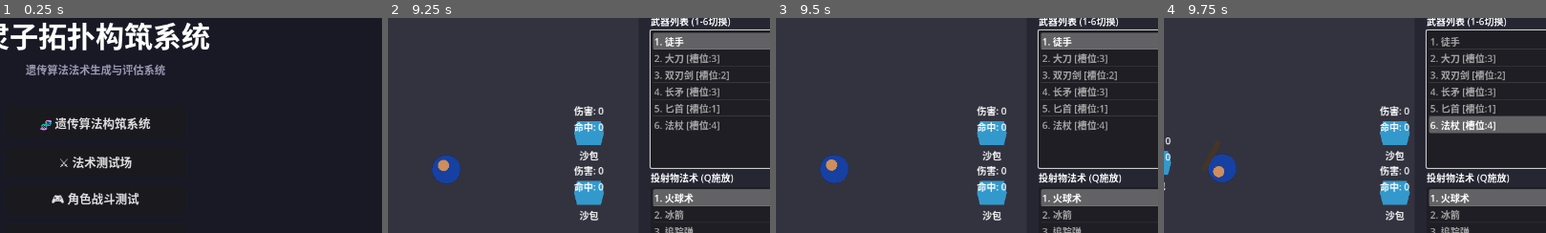
Above: before the commit, frames 1-4 (left to right).
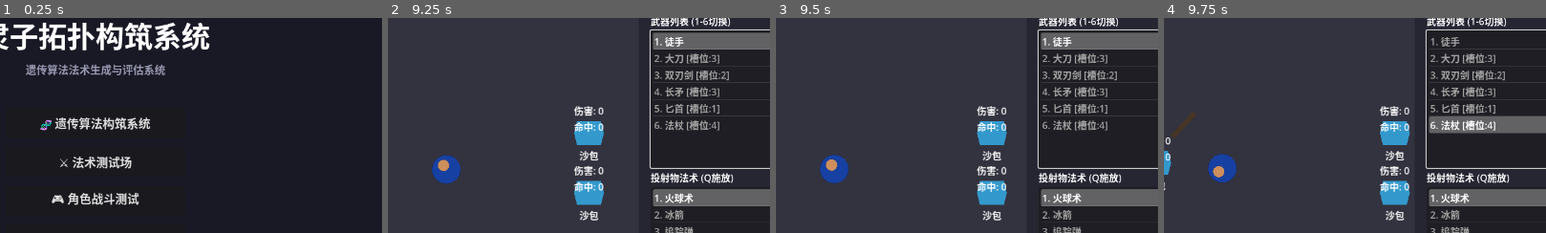
Above: after the commit, the same moments.

Repository: gdszyy/lingzi-topology-system
Game: Godot game, scene res://scenes/main_menu/main_menu.tscn
Same seed, same stepped clock (60 frames per second), same inputs: the game is played once before the commit and once after it.
Inputs (mouse positions are % of the whole screen's width and height, from its top left):
- Up to frame 1 (0.25 s): no input
- Up to frame 2 (9.25 s): click "🧬 遗传算法构筑系统" at 0.5 s; click "开始进化" at 1.25 s; click "开始进化" at 2 s; click "返回主菜单" at 2.75 s; click "⚔️ 法术测试场" at 3.5 s; click "开始测试" at 4.25 s; click "开始测试" at 5 s; click "单体目标" at 5.75 s; click "重置" at 6.5 s; click "返回主菜单" at 7.25 s; click "🎮 角色战斗测试" at 8 s; tap Enter at 8.75 s; move the mouse to (72, 45) at 8.77 s; hold Right (ui_right) from 8.78 s (still down); tap 1 at 8.85 s; click (72, 45) at 8.92 s; tap Space at 9.02 s
- Up to frame 3 (9.5 s): keep holding Right (ui_right)
- Up to frame 4 (9.75 s): move the mouse to (30, 55) at 9.52 s; release Right (ui_right) at 9.53 s; hold Down (ui_down) from 9.53 s (still down); tap 6 at 9.6 s
The pictures show only the part of the screen within x 38-88%, y 15-65%; the shares and areas given below are measured in that part.

Frames 1-3 are identical in both runs. In frame 4, 0.3% of the frame differs, in the area x 2-15%, y 43-72%.
Error before the commit: Invalid access to property or key 'current_weapon' on a base object of type 'Node2D (PlayerVisuals)'. (res://scripts/combat/weapon_physics.gd:67)

Commit message:
fix(combat): 修复WeaponPhysics获取Player引用的路径错误
- 修正节点层级路径，从4层父节点获取Player
- 使用安全的类型检查获取current_weapon

Diff:
--- a/scripts/combat/weapon_physics.gd
+++ b/scripts/combat/weapon_physics.gd
@@ -44,7 +44,16 @@
 var physics_enabled: bool = true
 
 func _ready() -> void:
-	player = get_parent().get_parent().get_parent()  # Visuals/TorsoPivot/WeaponRig -> Player
+	## 节点层级: Player/Visuals/TorsoPivot/WeaponRig/WeaponPhysics
+	## 需要向上查找4层才能到达Player
+	var parent = get_parent()  # WeaponRig
+	if parent:
+		parent = parent.get_parent()  # TorsoPivot
+	if parent:
+		parent = parent.get_parent()  # Visuals
+	if parent:
+		parent = parent.get_parent()  # Player
+	player = parent
 
 	# 初始化位置
 	position = rest_position
@@ -64,10 +73,13 @@
 	weapon_position_changed.emit(position, rotation)
 
 func _update_weapon_mass() -> void:
-	if player != null and player.has_method("get") and player.current_weapon != null:
-		current_weapon_mass = max(0.1, player.current_weapon.weight)
-	else:
-		current_weapon_mass = 1.0
+	## 安全地获取武器重量
+	if player != null and player is CharacterBody2D:
+		var player_controller = player as PlayerController
+		if player_controller != null and player_controller.current_weapon != null:
+			current_weapon_mass = max(0.1, player_controller.current_weapon.weight)
+			return
+	current_weapon_mass = 1.0
 
 func _apply_spring_damper_physics(delta: float) -> void:
 	## 位置物理 - 弹簧阻尼模型
